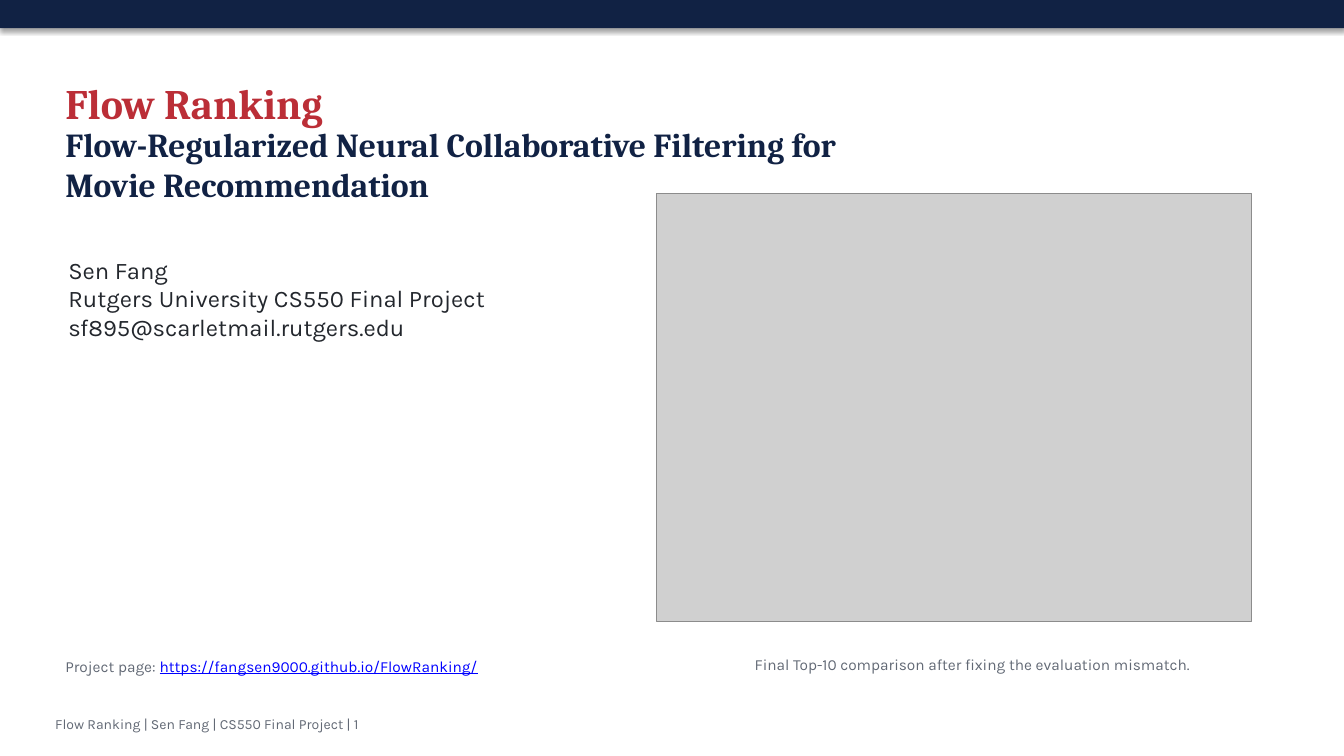
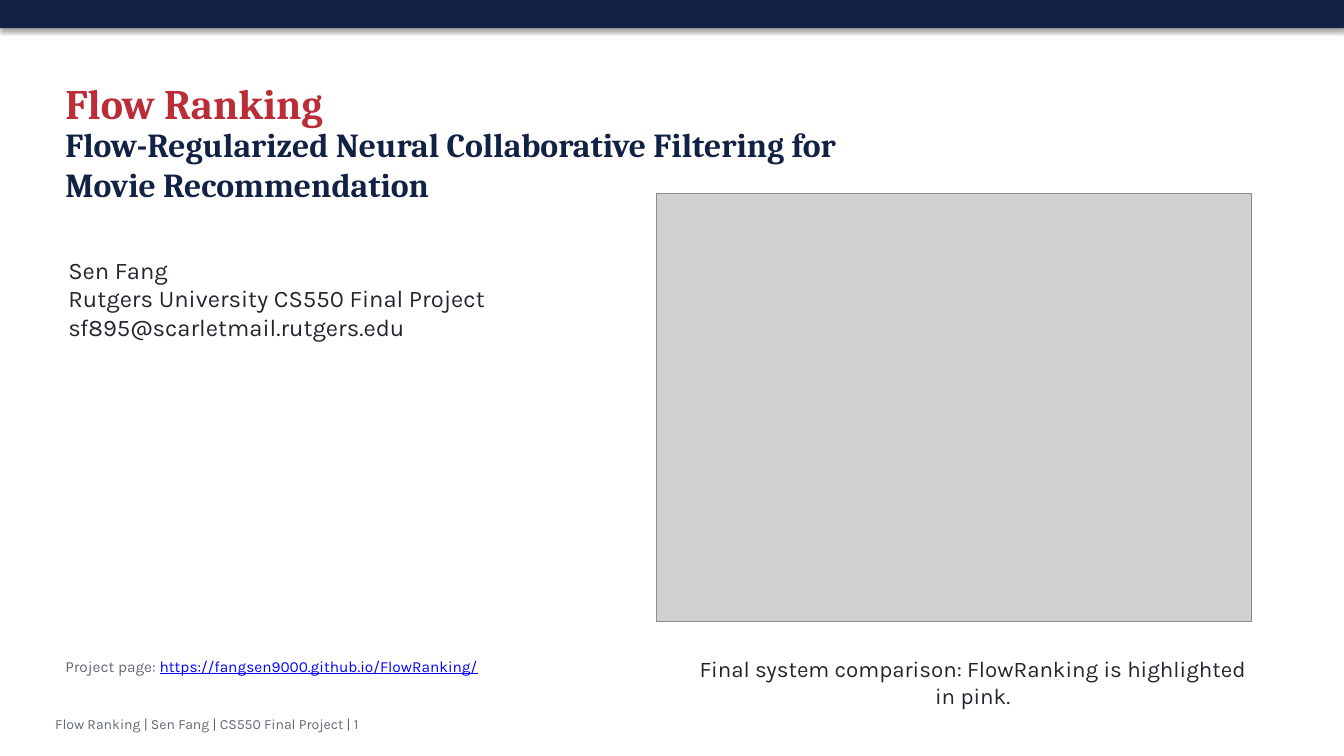
Before and after one commit to FangSen9000/FlowRanking, a slide deck: slide 1 of assets/flow_ranking_slides.pptx. Drawn at 1344x756 pixels with LibreOffice and Linux fonts; fonts in the diff are those of the drawing; grey boxes stand for pictures. Boxes give left, top, right and bottom in pixels: in the first picture for what was removed or moved away, otherwise in the second. Text is boxed around its words. In the diff, an @@ line names an element or a change of style, - is before the commit and + after.

Commit message:
Clarify FlowRanking public results

```diff
--- a/assets/flow_ranking_slides.pptx
+++ b/assets/flow_ranking_slides.pptx
@@ text at [700, 661, 1245, 710]: text changed; size 11 to 16 pt; text colour #626975 to #23272D @@
-Final Top-10 comparison after fixing the evaluation mismatch.
+Final system comparison: FlowRanking is highlighted in pink.
```
Also in this commit, not shown: 6 other slides changed, 19 other files.
